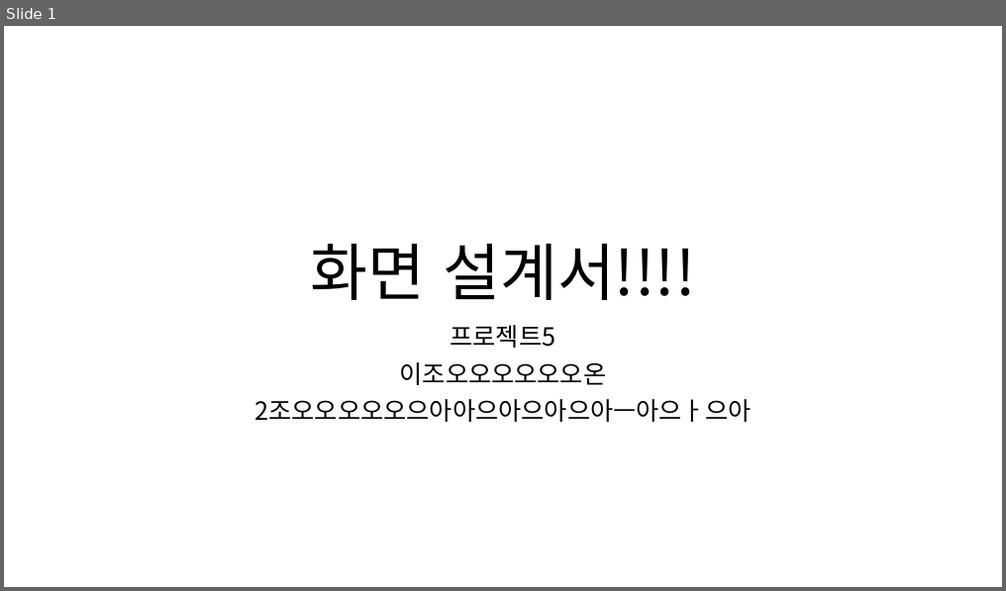
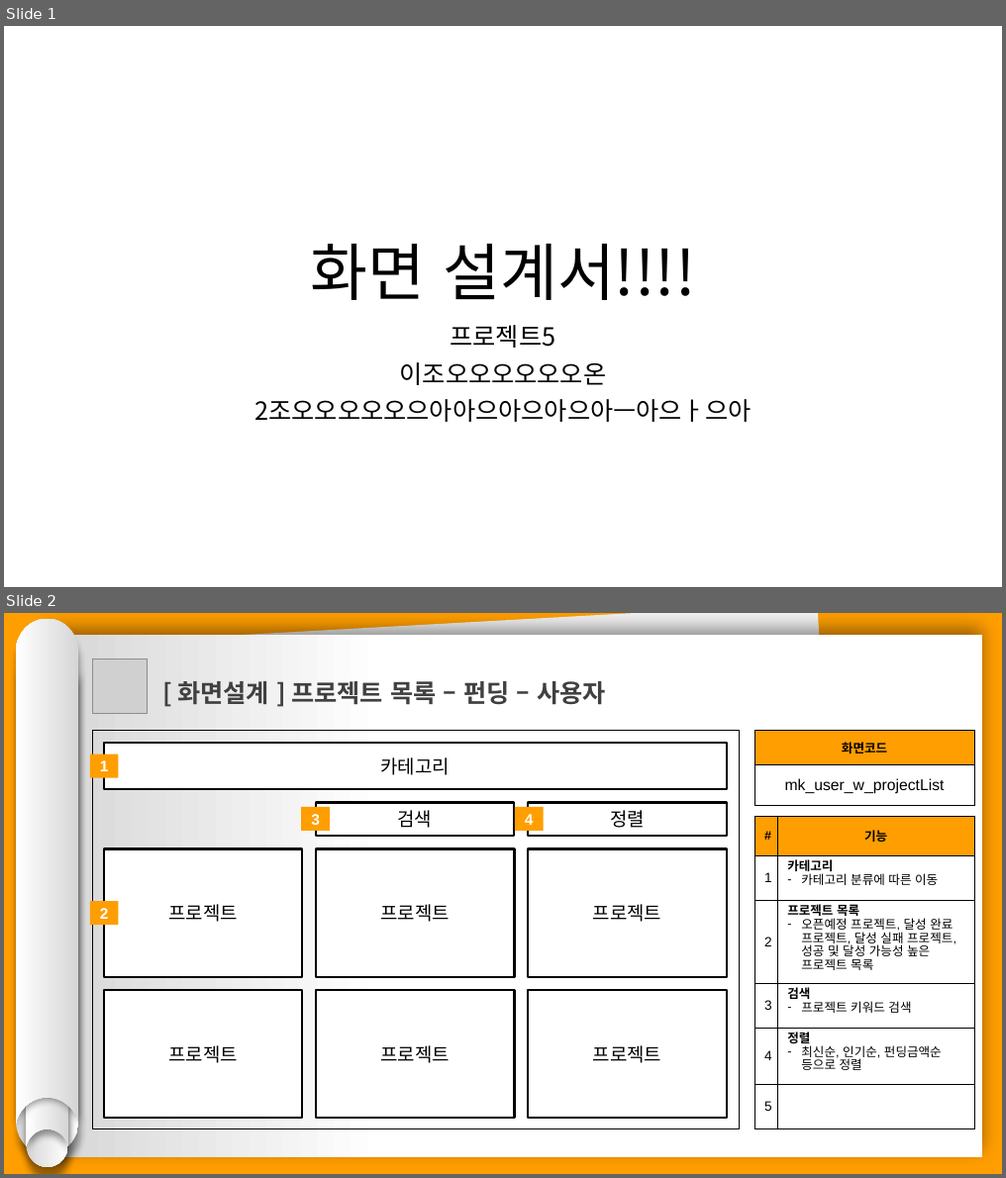
Before and after one commit to hhsw07/ezen-academy-projects, a slide deck: 0 발표용 파워포인트/0608 5차발표/0608 project06 - 파워포인트 - 민기.pptx. Shown one above the other, each under a label of ours: slide 1 before the commit, slides 1 and 2 after it. The pictures are 1006x591 and 1006x1178 pixels, drawn with LibreOffice and Linux fonts; fonts in the diff are those of the drawing; grey boxes stand for pictures. Boxes give left, top, right and bottom in pixels: in the first picture for what was removed or moved away, otherwise in the second. Text is boxed around its words. In the diff, an @@ line names an element or a change of style, - is before the commit and + after.

```diff
--- a/0 발표용 파워포인트/0608 5차발표/0608 project06 - 파워포인트 - 민기.pptx
+++ b/0 발표용 파워포인트/0608 5차발표/0608 project06 - 파워포인트 - 민기.pptx
@@ slide 2 added at (x1=4, y1=613, x2=1002, y2=1174), background #FF9E00 @@
@@ group added at (x1=16, y1=619, x2=79, y2=1167): 4 freeform shapes @@
@@ rectangle added at (x1=48, y1=635, x2=983, y2=1158), fill gradient #FFFFFF to #D7D7D7 @@
@@ rectangle added at (x1=58, y1=613, x2=846, y2=1154), fill #F2F2F2 @@
@@ picture added at (x1=92, y1=659, x2=147, y2=713) @@
@@ text added at (x1=177, y1=681, x2=606, y2=705), 24 pt, text #404040, bold @@
+[ 화면설계 ] 프로젝트 목록 – 펀딩 – 사용자
@@ rectangle added at (x1=92, y1=731, x2=739, y2=1130), outline #000000 0.75 pt @@
@@ table added at (x1=754, y1=731, x2=975, y2=805), 2 rows, 1 columns @@
+화면코드
+mk_user_w_projectList
@@ rectangle added at (x1=90, y1=755, x2=119, y2=778), fill #FF9E00, 14.7 pt, text #FFFFFF, bold @@
+1
@@ rectangle added at (x1=104, y1=744, x2=727, y2=789), fill #FFFFFF, outline #000000 2 pt, 18 pt, text #000000 @@
+카테고리
@@ rectangle added at (x1=301, y1=807, x2=330, y2=831), fill #FF9E00, 14.7 pt, text #FFFFFF, bold @@
+3
@@ rectangle added at (x1=316, y1=802, x2=514, y2=836), fill #FFFFFF, outline #000000 2 pt, 18 pt, text #000000 @@
+검색
@@ rectangle added at (x1=515, y1=807, x2=543, y2=831), fill #FF9E00, 14.7 pt, text #FFFFFF, bold @@
+4
@@ rectangle added at (x1=528, y1=802, x2=727, y2=836), fill #FFFFFF, outline #000000 2 pt, 18 pt, text #000000 @@
+정렬
@@ table added at (x1=754, y1=816, x2=975, y2=1130), 6 rows, 2 columns @@
+# | 기능
+1 | 카테고리 / 카테고리 분류에 따른 이동
+2 | 프로젝트 목록 / 오픈예정 프로젝트, 달성 완료 프로젝트, 달성 실패 프로젝트, 성공 및 달성 가능성 높은 프로젝트 목록
+3 | 검색 / 프로젝트 키워드 검색
+4 | 정렬 / 최신순, 인기순, 펀딩금액순 등으로 정렬
+5 | 
@@ rectangle added at (x1=104, y1=849, x2=302, y2=977), fill #FFFFFF, outline #000000 2 pt, 18 pt, text #000000 @@
+프로젝트
@@ rectangle added at (x1=316, y1=849, x2=515, y2=977), fill #FFFFFF, outline #000000 2 pt, 18 pt, text #000000 @@
+프로젝트
@@ rectangle added at (x1=528, y1=849, x2=727, y2=977), fill #FFFFFF, outline #000000 2 pt, 18 pt, text #000000 @@
+프로젝트
@@ rectangle added at (x1=90, y1=901, x2=119, y2=925), fill #FF9E00, 14.7 pt, text #FFFFFF, bold @@
+2
@@ rectangle added at (x1=104, y1=990, x2=302, y2=1118), fill #FFFFFF, outline #000000 2 pt, 18 pt, text #000000 @@
+프로젝트
@@ rectangle added at (x1=316, y1=990, x2=515, y2=1118), fill #FFFFFF, outline #000000 2 pt, 18 pt, text #000000 @@
+프로젝트
@@ rectangle added at (x1=528, y1=990, x2=727, y2=1118), fill #FFFFFF, outline #000000 2 pt, 18 pt, text #000000 @@
+프로젝트
```
Also in this commit, not shown: 18 other slides added, 7 other files.
